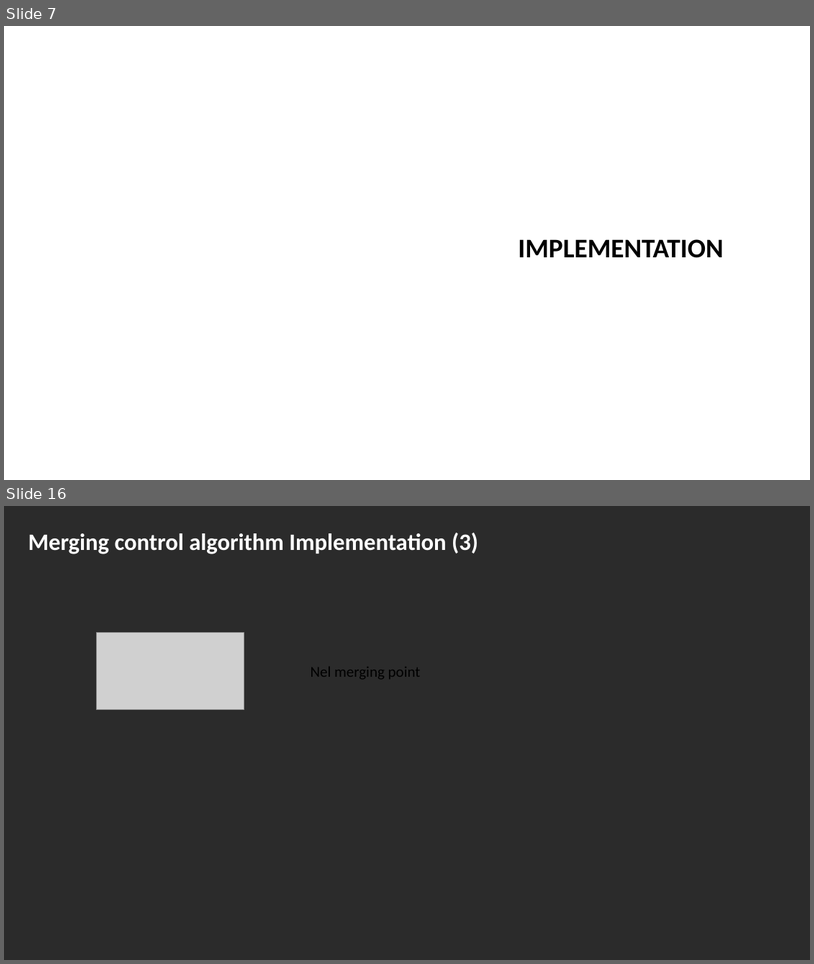
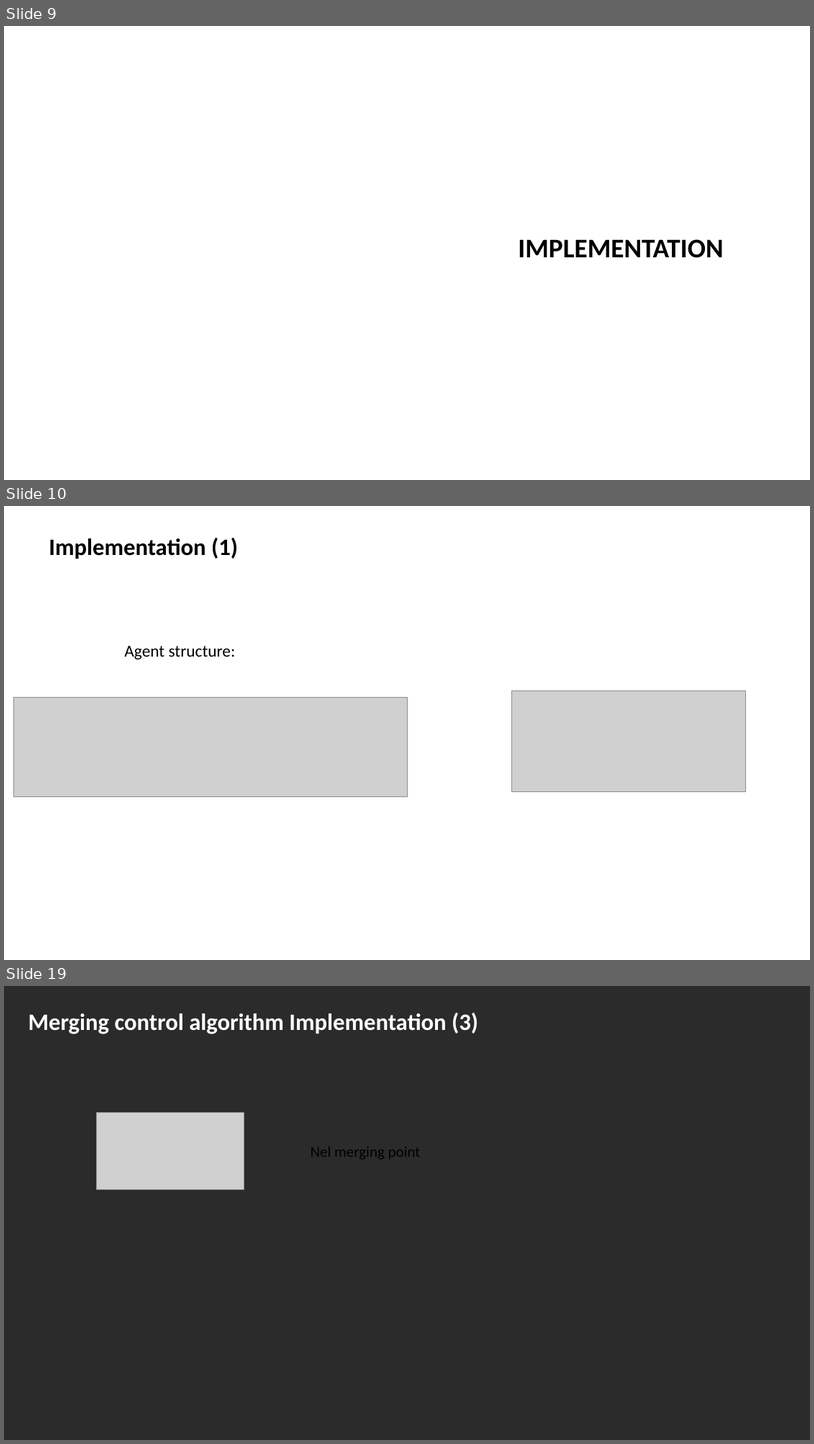
Before and after one commit to severisilvia/merging-simulation, a slide deck: Merging simulation.pptx. Shown one above the other, each under a label of ours: slides 7 and 16 before the commit, slides 9, 10 and 19 after it; the slides between them are not shown. The pictures are 814x964 and 814x1444 pixels, drawn with LibreOffice and Linux fonts; fonts in the diff are those of the drawing; grey boxes stand for pictures; background and template pictures are left out; a plain dark background stands for a picture behind light text. Boxes give left, top, right and bottom in pixels: in the first picture for what was removed or moved away, otherwise in the second. Text is boxed around its words. In the diff, an @@ line names an element or a change of style, - is before the commit and + after.

```diff
--- a/Merging simulation.pptx
+++ b/Merging simulation.pptx
@@ slide 10 added at [4,506,810,960], background picture (left out) @@
@@ text added at [49,538,238,559], 28 pt, text #000000, bold @@
+Implementation (1)
@@ text added at [124,646,236,659], 20 pt, text #000000 @@
+Agent structure:
@@ picture added at [13,698,407,797] @@
@@ picture added at [512,690,746,792] @@
@@ what was slide 7 is now slide 9 @@
@@ what was slide 16 is now slide 19 @@
```
Also in this commit, not shown: 9 slides changed, 8 other slides added, 5 slides removed, 1 other file.
